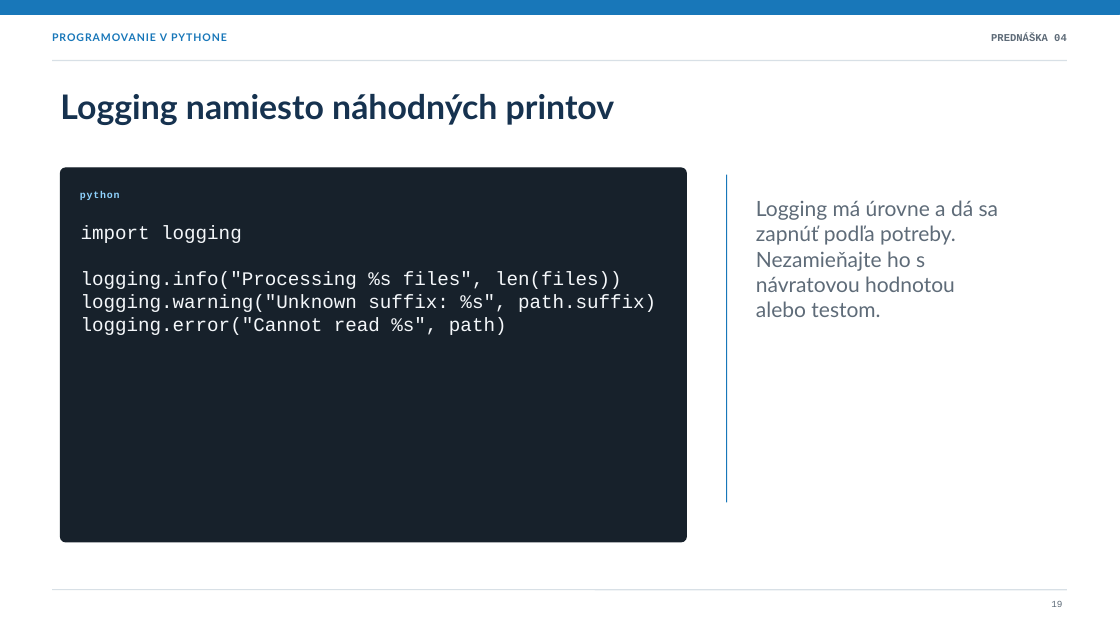
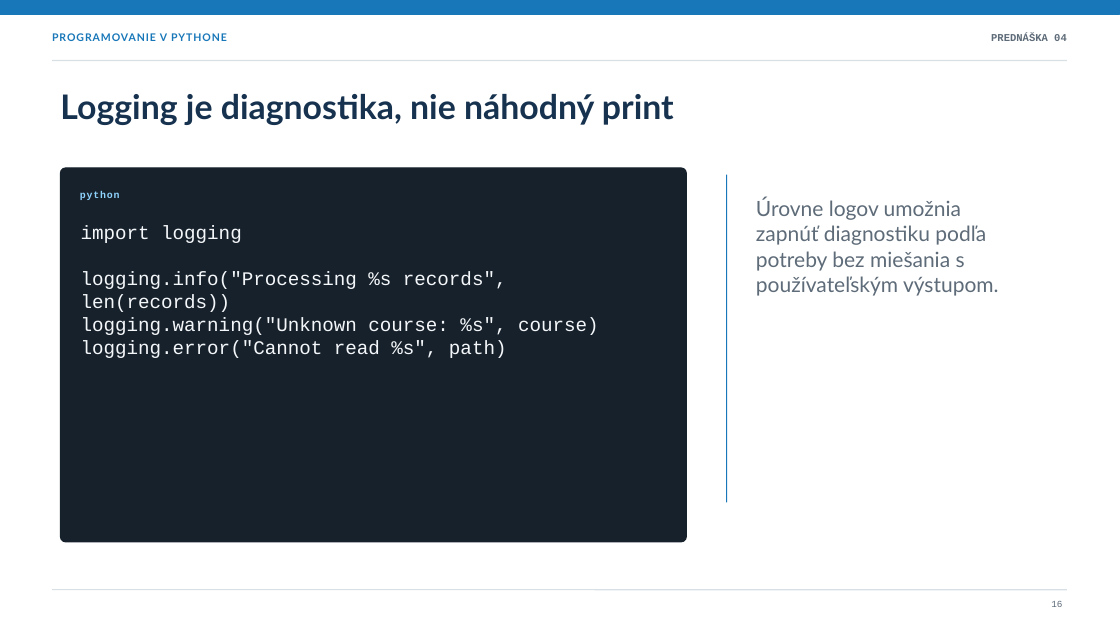
Before and after one commit to marek-horvath/python, a slide deck: slide 16 of presentations/04-testovanie-debugging-kvalita.sk.pptx (slide 19 before the commit). Drawn at 1120x630 pixels with LibreOffice and Linux fonts; fonts in the diff are those of the drawing. Boxes give left, top, right and bottom in pixels: in the first picture for what was removed or moved away, otherwise in the second. Text is boxed around its words. In the diff, an @@ line names an element or a change of style, - is before the commit and + after.

Commit message:
Improve lecture 04

```diff
--- a/presentations/04-testovanie-debugging-kvalita.sk.pptx
+++ b/presentations/04-testovanie-debugging-kvalita.sk.pptx
@@ text at bbox=[60, 94, 674, 125]: text changed @@
-Logging namiesto náhodných printov
+Logging je diagnostika, nie náhodný print
@@ text at bbox=[756, 198, 999, 296]: text changed @@
-Logging má úrovne a dá sa zapnúť podľa potreby. Nezamieňajte ho s návratovou hodnotou alebo testom.
+Úrovne logov umožnia zapnúť diagnostiku podľa potreby bez miešania s používateľským výstupom.
@@ text at bbox=[81, 271, 599, 335]: text changed @@
-logging.info("Processing %s files", len(files))
-logging.warning("Unknown suffix: %s", path.suffix)
+logging.info("Processing %s records", len(records))
+logging.warning("Unknown course: %s", course)
```
Also in this commit, not shown: 10 other slides changed, 7 slides added, 14 slides removed, 2 other files.
